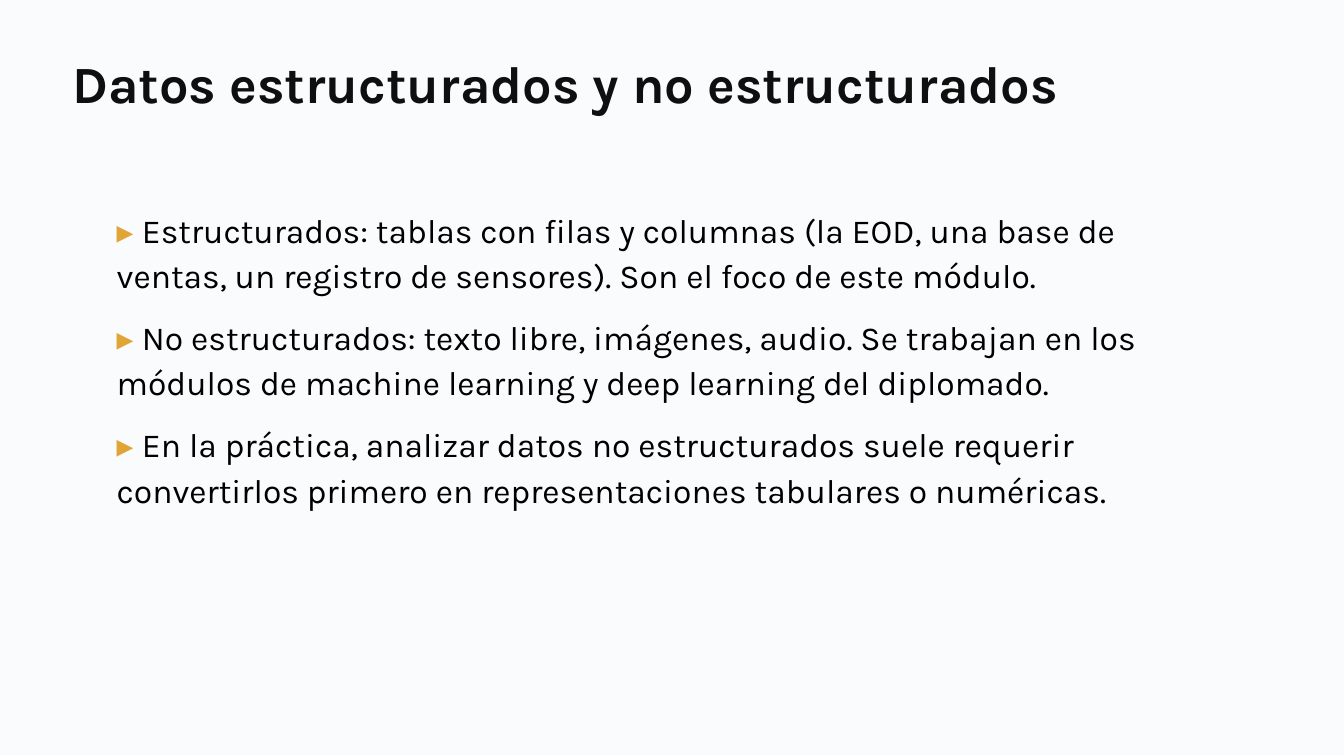
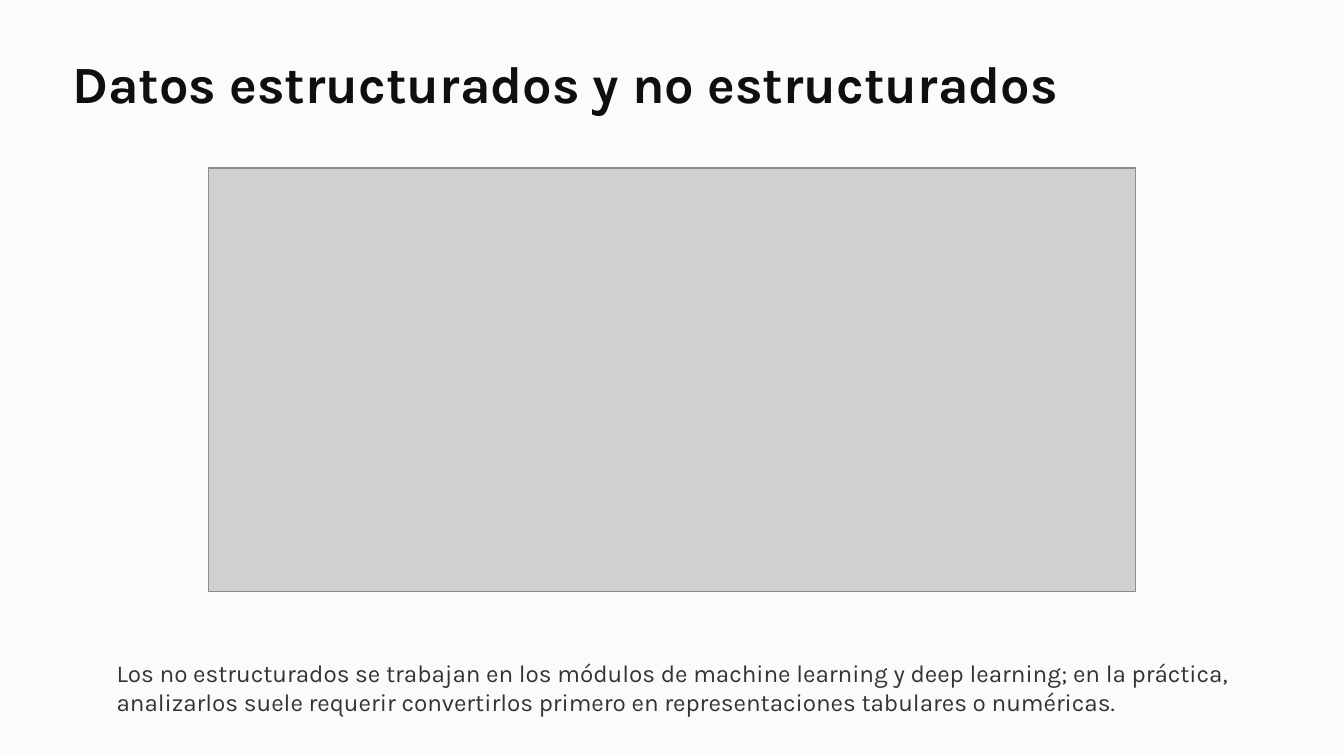
Before and after one commit to daniopitz/diplomado-cdd, a slide deck: slide 12 of presentaciones/clase01_fundamentos_ecosistema.pptx. Drawn at 1344x755 pixels with LibreOffice and Linux fonts; fonts in the diff are those of the drawing; grey boxes stand for pictures. Boxes give left, top, right and bottom in pixels: in the first picture for what was removed or moved away, otherwise in the second. Text is boxed around its words. In the diff, an @@ line names an element or a change of style, - is before the commit and + after.

```diff
--- a/presentaciones/clase01_fundamentos_ecosistema.pptx
+++ b/presentaciones/clase01_fundamentos_ecosistema.pptx
@@ picture added at [208, 168, 1136, 593] @@
@@ text at [117, 663, 1228, 717]: text changed; size 18 to 13 pt; text colour #000000 to #333333 @@
-▸ Estructurados: tablas con filas y columnas (la EOD, una base de ventas, un registro de sensores). Son el foco de este módulo.
-▸ No estructurados: texto libre, imágenes, audio. Se trabajan en los módulos de machine learning y deep learning del diplomado.
-▸ En la práctica, analizar datos no estructurados suele requerir convertirlos primero en representaciones tabulares o numéricas.
+Los no estructurados se trabajan en los módulos de machine learning y deep learning; en la práctica, analizarlos suele requerir convertirlos primero en representaciones tabulares o numéricas.
```
Also in this commit, not shown: 1 slide removed, 1 other file.
